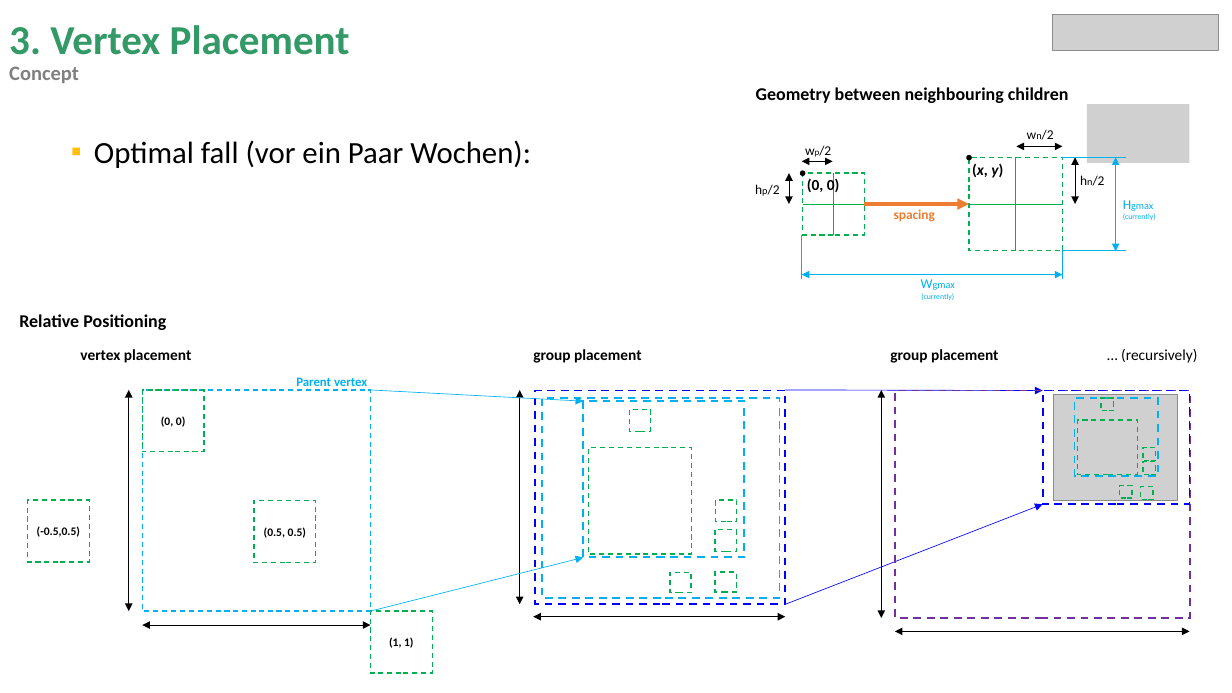
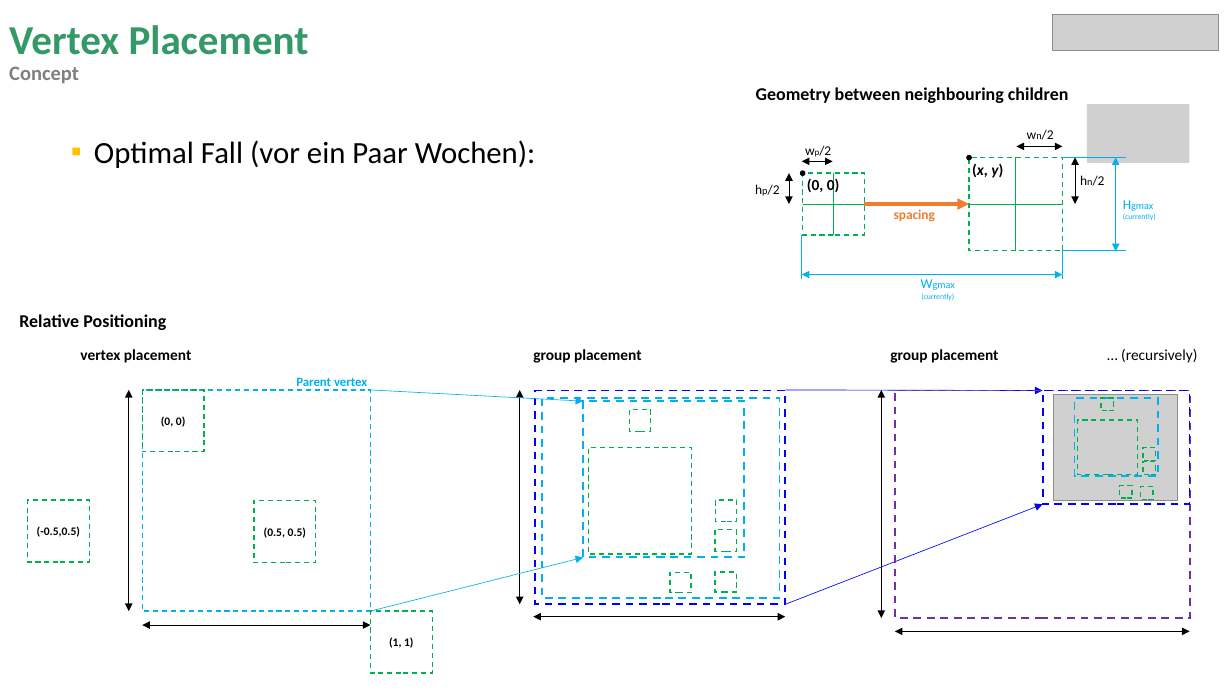
Before and after one commit to miguelrk/tum-mw-bachelorarbeit, a slide deck: slide 15 of 3 Entwicklungsphase/weekly_meeting_14.pptx (slide 8 before the commit). Drawn at 1232x693 pixels with LibreOffice and Linux fonts; fonts in the diff are those of the drawing; grey boxes stand for pictures. Boxes give left, top, right and bottom in pixels: in the first picture for what was removed or moved away, otherwise in the second. Text is boxed around its words. In the diff, an @@ line names an element or a change of style, - is before the commit and + after.

```diff
--- a/3 Entwicklungsphase/weekly_meeting_14.pptx
+++ b/3 Entwicklungsphase/weekly_meeting_14.pptx
@@ title at bbox=[9, 25, 309, 83]: text changed @@
-3. Vertex Placement
-Concept
+Vertex Placement
+Concept
@@ text at bbox=[94, 140, 536, 168]: text changed @@
-▪ Optimal fall (vor ein Paar Wochen):
+▪ Optimal Fall (vor ein Paar Wochen):
```
Also in this commit, not shown: 4 other slides changed, 3 slides added, 2 slides removed, 9 other files.
